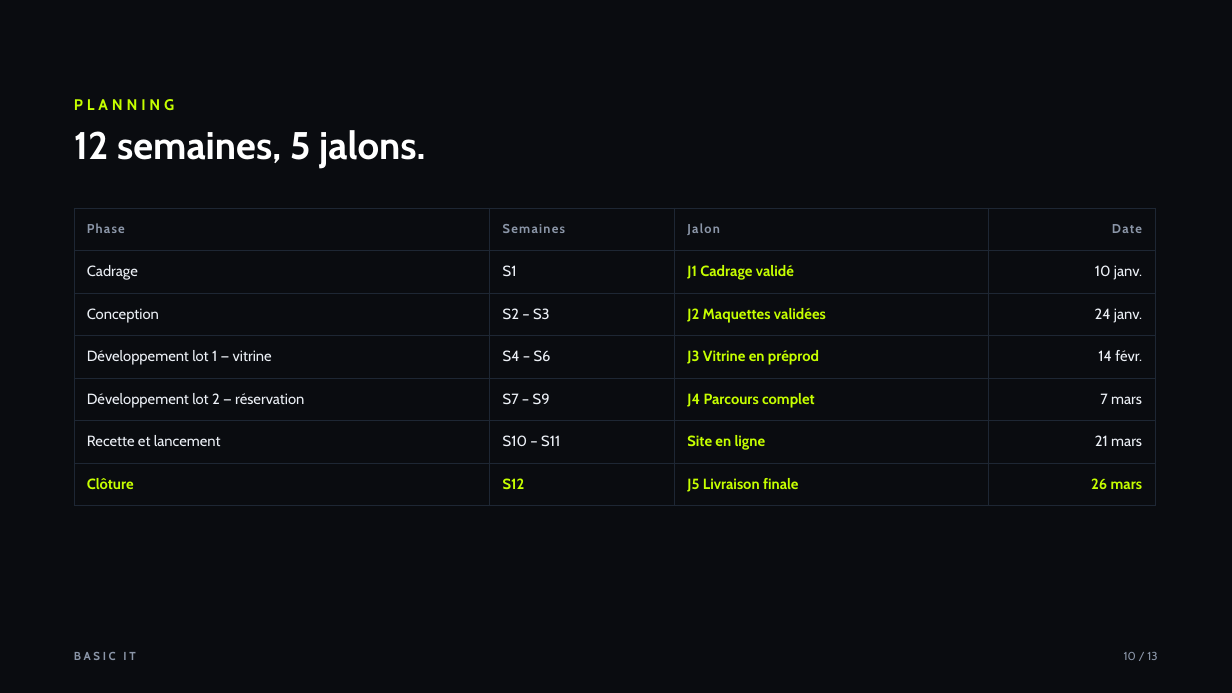
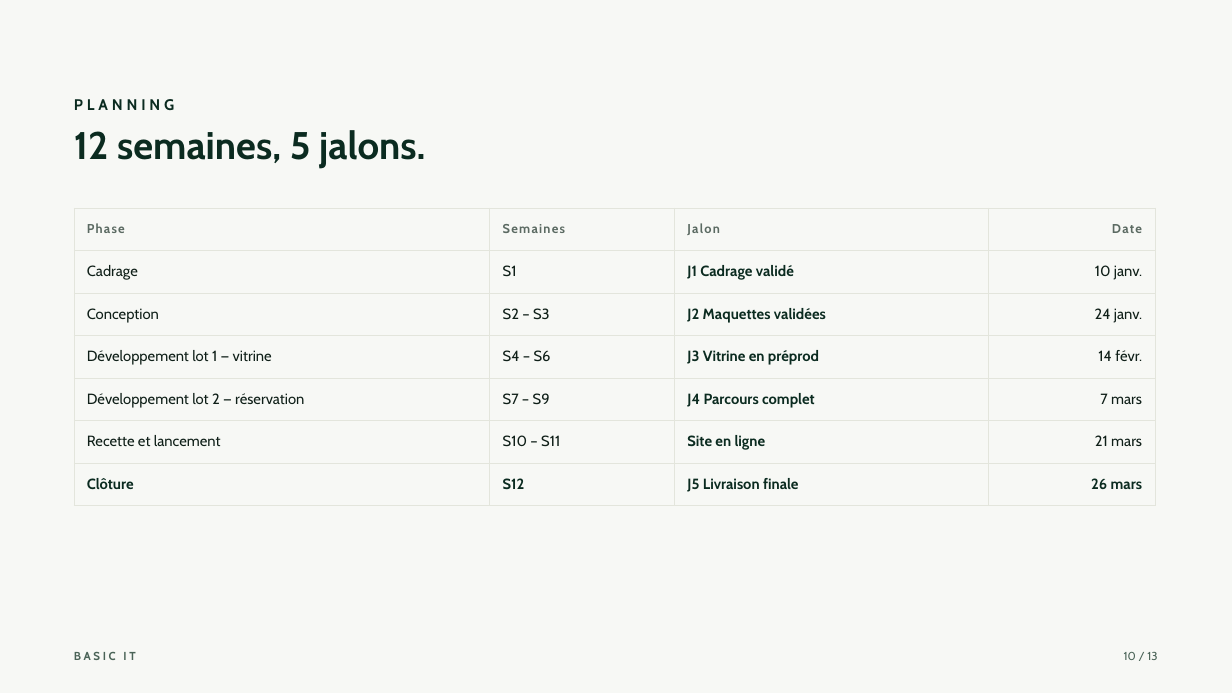
Before and after one commit to LucasDECEBAL/Basic-IT, a slide deck: slide 10 of docs/soutenance/Basic-IT-soutenance.pptx. Drawn at 1232x693 pixels with LibreOffice and Linux fonts; fonts in the diff are those of the drawing. Boxes give left, top, right and bottom in pixels: in the first picture for what was removed or moved away, otherwise in the second. Text is boxed around its words. In the diff, an @@ line names an element or a change of style, - is before the commit and + after.

Commit message:
style: palette du site (ecru, foret, sauge) sur le deck et le pptx

```diff
--- a/docs/soutenance/Basic-IT-soutenance.pptx
+++ b/docs/soutenance/Basic-IT-soutenance.pptx
@@ background #0A0C10 to #F7F8F5 @@
@@ text "PLANNING" at (74, 99, 175, 110): text colour #C6FF00 to #0B2B20 @@
@@ text "12 semaines, 5 jalons." at (74, 130, 425, 169): text colour #FFFFFF to #0B2B20 @@
@@ table at (74, 208, 1155, 496) @@
@@ text colour #8B96A8 to #5B6A62 in "Phase", "Semaines", "Jalon", "Date" @@
@@ text colour #EDF1F7 to #0F1F18 in "Cadrage", "S1", "10 janv.", "Conception" and 11 more places @@
@@ text colour #C6FF00 to #0B2B20 in "J1 Cadrage validé", "J2 Maquettes validées", "J3 Vitrine en préprod", "J4 Parcours complet" and 5 more places @@
@@ borders changed @@
@@ text "BASIC IT" at (74, 652, 135, 660): text colour #8B96A8 to #4A6357 @@
@@ text "10 / 13" at (1124, 652, 1157, 660): text colour #8B96A8 to #4A6357 @@
```
Also in this commit, not shown: 12 other slides changed, 16 other files.
